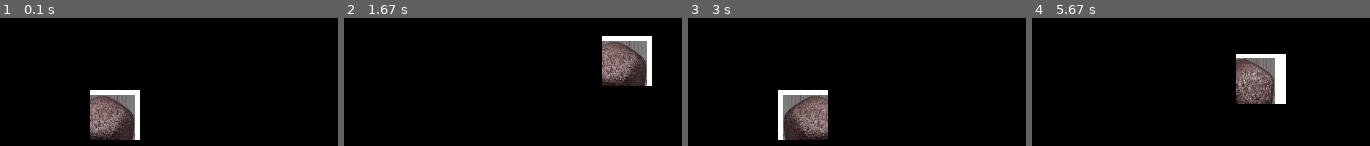
Above: before the commit, frames 1-4 (left to right).
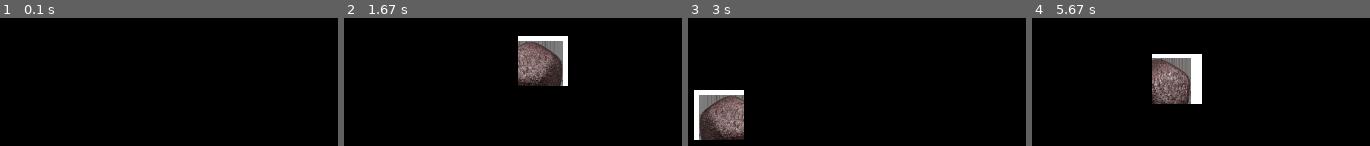
Above: after the commit, the same moments.

Repository: alanxoc3/pygame-asteroids
Game: pygame game, started from src/four_dir_anim.py
Two runs of this game, one before a commit and one after it. Both use one fixed random seed, a clock stepped at 60 frames per second and the inputs below.
Inputs:
- Up to frame 1 (0.1 s): no input
- Up to frame 2 (1.67 s): hold Right 0.33-0.8 s; hold Up 0.83-1.13 s; hold Right 1.17-1.63 s
- Up to frame 3 (3 s): hold Left 1.67-2.2 s; hold Down 2.23-2.53 s; hold Left 2.57-2.97 s
- Up to frame 4 (5.67 s): hold Up 3-3.37 s; hold Right 3.4-4.03 s; hold Down 4.07-4.43 s; hold Left 4.47-4.93 s; hold Right 4.97-5.43 s; hold Up from 5.47 s (still down)

The runs differ from the first frame. In frame 1, 5.8% of the frame differs, in the area x 26-42%, y 56-96%; in frame 2, 12%; in frame 3, 12%; in frame 4, 12%, in the area x 35-76%, y 28-68%.

Commit message:
added titlescreen

Diff:
--- a/src/four_dir_anim.py
+++ b/src/four_dir_anim.py
@@ -188,6 +188,7 @@
         """
         Our main game loop; I bet you'd never have guessed.
         """
+        showStartScreen()
         while not self.done:
             self.event_loop()
             self.update()
@@ -213,6 +214,57 @@
         subsurfaces.append(row)
     return subsurfaces
 
+
+
+def checkForKeyPress():
+	    keyUpEvents = pg.event.get(pg.KEYUP)
+	    if len(keyUpEvents) == 0:
+	        return None
+	    if keyUpEvents[0].key == pg.K_ESCAPE:
+	        terminate()
+	    return keyUpEvents[0].key
+
+def showStartScreen():
+     titleFont = pg.font.Font('freesansbold.ttf', 100)
+
+     """
+
+     titleSurf1 = titleFont.render('Wormy!', True, WHITE, DARKGREEN)
+     titleSurf2 = titleFont.render('Wormy!', True, GREEN)
+
+     """
+
+     degrees1 = 0
+     degrees2 = 0
+     while True:
+
+         """
+
+         DISPLAYSURF.fill(BGCOLOR)
+         rotatedSurf1 = pg.transform.rotate(titleSurf1, degrees1)
+         rotatedRect1 = rotatedSurf1.get_rect()
+         rotatedRect1.center = (WINDOWWIDTH / 2, WINDOWHEIGHT / 2)
+         DISPLAYSURF.blit(rotatedSurf1, rotatedRect1)
+
+         rotatedSurf2 = pg.transform.rotate(titleSurf2, degrees2)
+         rotatedRect2 = rotatedSurf2.get_rect()
+         rotatedRect2.center = (WINDOWWIDTH / 2, WINDOWHEIGHT / 2)
+         DISPLAYSURF.blit(rotatedSurf2, rotatedRect2)
+
+
+
+         drawPressKeyMsg()
+         """
+
+         if checkForKeyPress():
+             pg.event.get() # clear event queue
+             return
+         pg.display.update()
+         """
+         pg.FPSCLOCK.tick(FPS)
+         """
+         degrees1 += 3 # rotate by 3 degrees each frame
+         degrees2 += 7 # rotate by 7 degrees each frame
 
 def main():
     """
